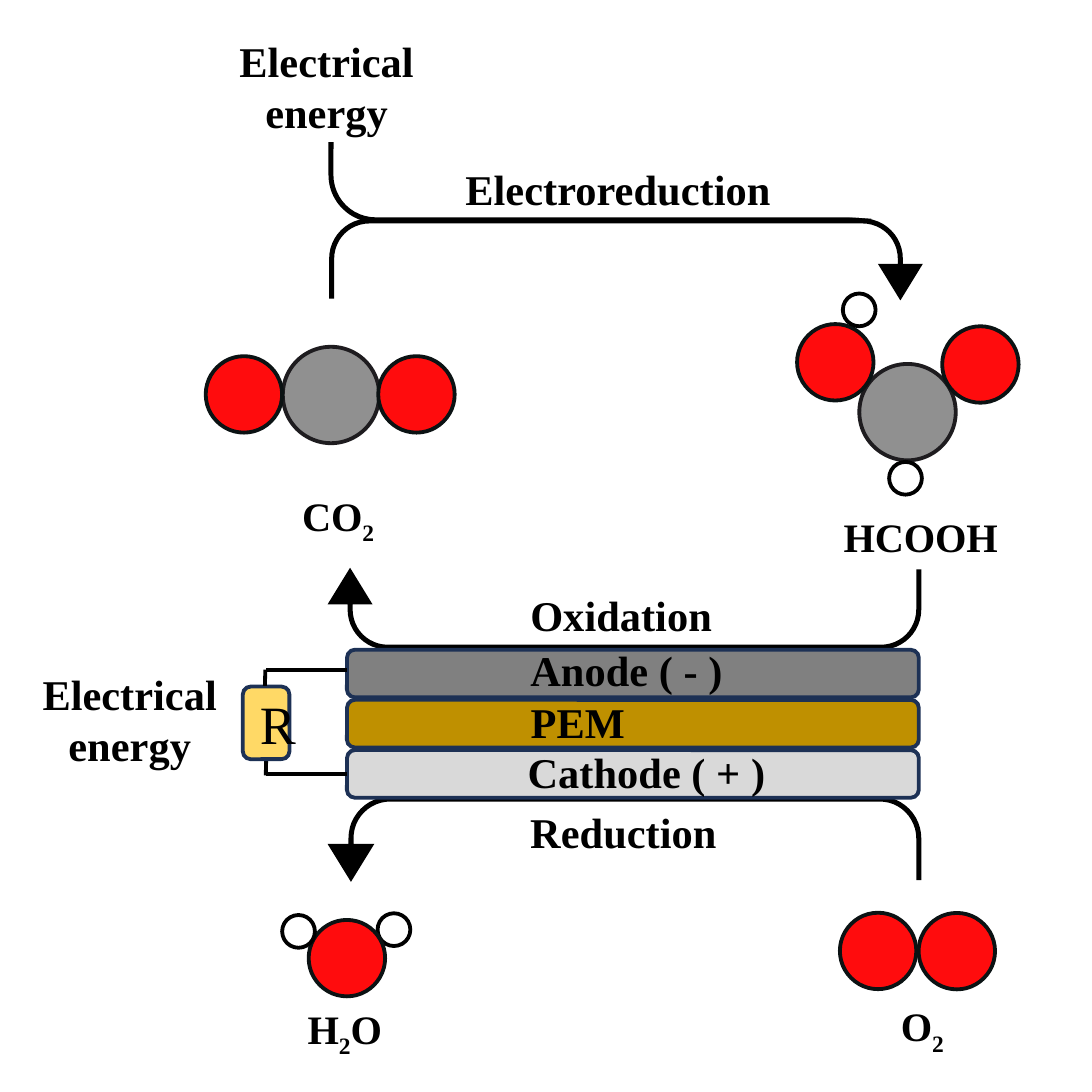
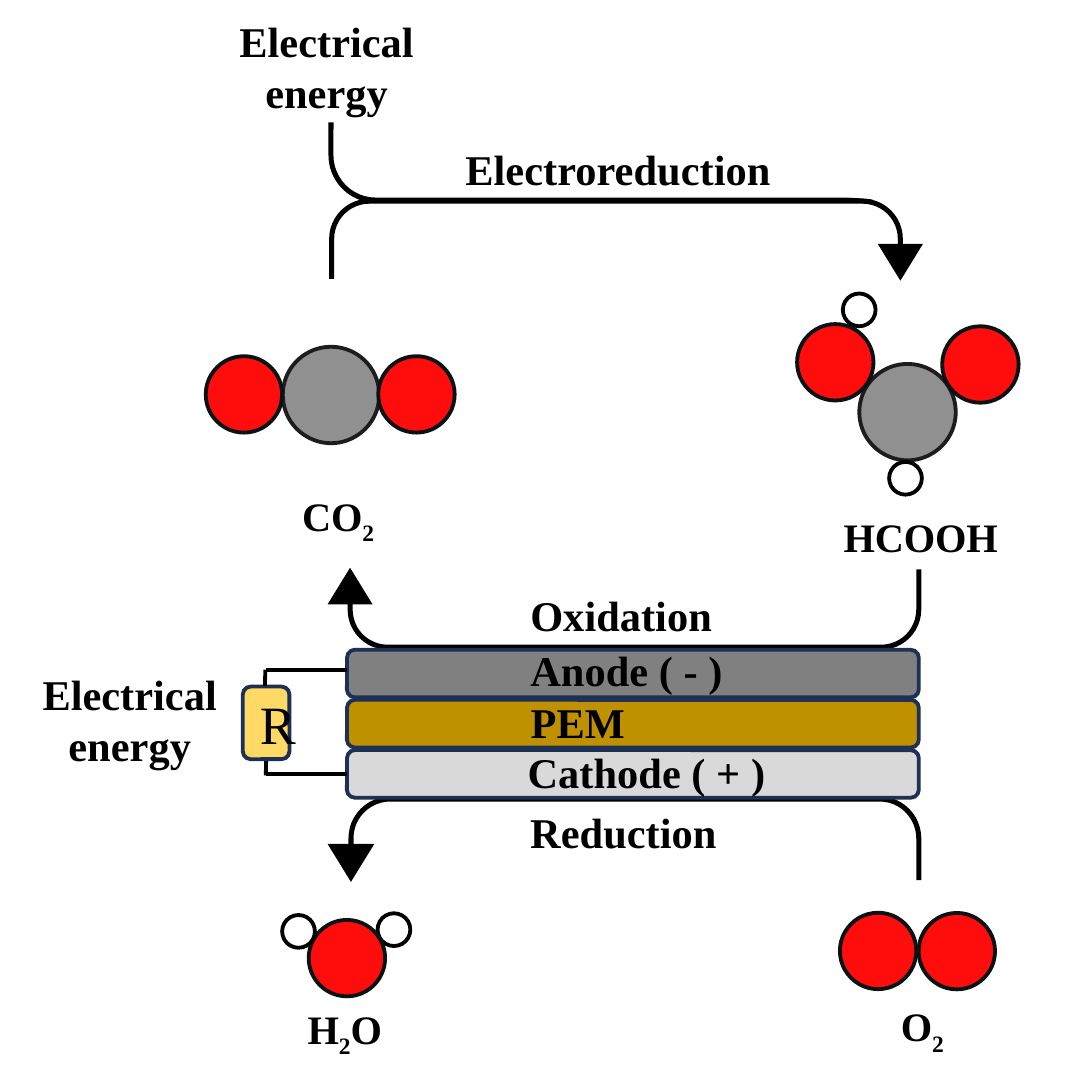
Before and after one commit to MarcusNoergaardWeng/CatalysisThesis, a slide deck: slide 1 of Writing/Thesis_Figures/FAOR_Cycle.pptx. Drawn at 1092x1092 pixels with LibreOffice and Linux fonts; fonts in the diff are those of the drawing. Boxes give left, top, right and bottom in pixels: in the first picture for what was removed or moved away, otherwise in the second. Text is boxed around its words. In the diff, an @@ line names an element or a change of style, - is before the commit and + after.

```diff
--- a/Writing/Thesis_Figures/FAOR_Cycle.pptx
+++ b/Writing/Thesis_Figures/FAOR_Cycle.pptx
@@ 2 texts, 2 uturn arrows, 1 rectangle: place and size @@
-2 texts, 2 uturn arrows, 1 rectangle at <box>239,47,917,297</box>
+2 texts, 2 uturn arrows, 1 rectangle at <box>239,27,917,277</box>
@@ rectangle: place and size @@
-rectangle at <box>795,123,926,221</box>
+rectangle at <box>795,100,926,199</box>
```
Also in this commit, not shown: 18 other files.
